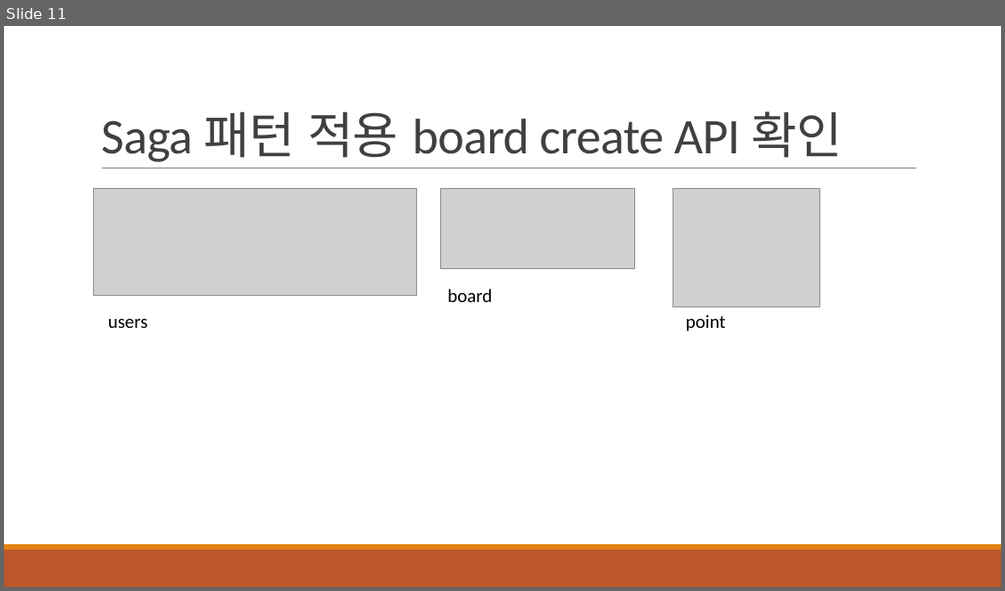
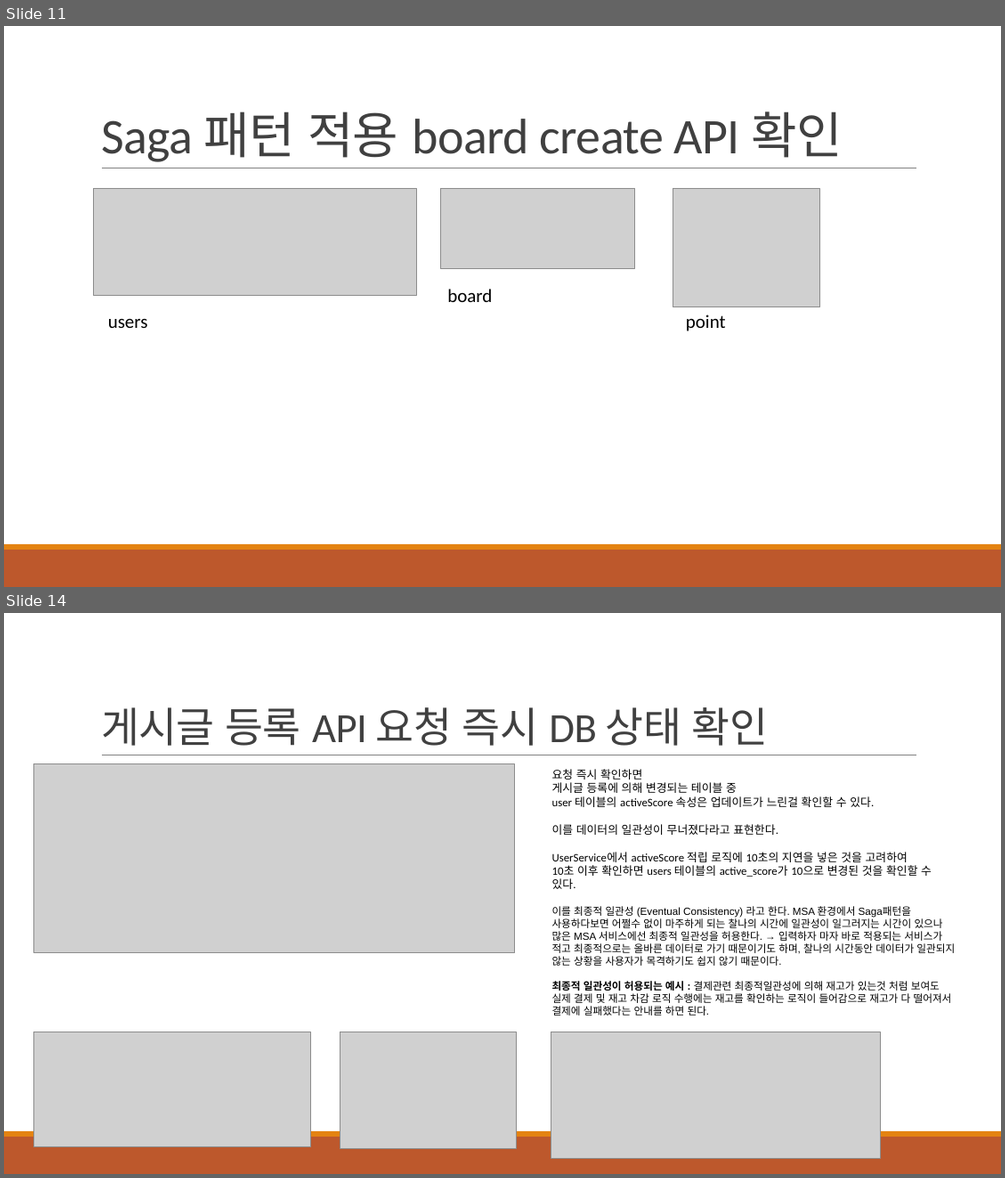
Before and after one commit to khb3025/study-msa, a slide deck: msa-ppt/5. MSA환경에서 트랜잭션 관리.pptx. Shown one above the other, each under a label of ours: slide 11 before the commit, slides 11 and 14 after it; the slides between them are not shown. The pictures are 1005x591 and 1005x1178 pixels, drawn with LibreOffice and Linux fonts; fonts in the diff are those of the drawing; grey boxes stand for pictures. Boxes give left, top, right and bottom in pixels: in the first picture for what was removed or moved away, otherwise in the second. Text is boxed around its words. In the diff, an @@ line names an element or a change of style, - is before the commit and + after.

Commit message:
feat : MSA Saga 패턴에 의한 최종적 일관성 확인

```diff
--- a/msa-ppt/5. MSA환경에서 트랜잭션 관리.pptx
+++ b/msa-ppt/5. MSA환경에서 트랜잭션 관리.pptx
@@ slide 14 added at <box>4,613,1001,1174</box>, background #FFFFFF; not listed: 3 template elements that a slide beside it also shows @@
@@ title added at <box>101,707,768,746</box>, 40 pt, text #404040 @@
+게시글 등록 API 요청 즉시 DB 상태 확인
@@ picture added at <box>34,764,515,952</box> @@
@@ text added at <box>552,769,955,1015</box>, 10 pt, text #000000 @@
+요청 즉시 확인하면
+게시글 등록에 의해 변경되는 테이블 중
+user 테이블의 activeScore 속성은 업데이트가 느린걸 확인할 수 있다.
+이를 데이터의 일관성이 무너졌다라고 표현한다.
+UserService에서 activeScore 적립 로직에 10초의 지연을 넣은 것을 고려하여
+10초 이후 확인하면 users 테이블의 active_score가 10으로 변경된 것을 확인할 수 있다.
+이를 최종적 일관성 (Eventual Consistency) 라고 한다. MSA 환경에서 Saga패턴을 사용하다보면 어쩔수 없이 마주하게 되는 찰나의 시간에 일관성이 일그러지는 시간이 있으나 많은 MSA 서비스에선 최종적 일관성을 허용한다. → 입력하자 마자 바로 적용되는 서비스가 적고 최종적으로는 올바른 데이터로 가기 때문이기도 하며, 찰나의 시간동안 데이터가 일관되지 않는 상황을 사용자가 목격하기도 쉽지 않기 때문이다.
+최종적 일관성이 허용되는 예시 : 결제관련 최종적일관성에 의해 재고가 있는것 처럼 보여도 실제 결제 및 재고 차감 로직 수행에는 재고를 확인하는 로직이 들어감으로 재고가 다 떨어져서 결제에 실패했다는 안내를 하면 된다.
@@ picture added at <box>34,1032,310,1147</box> @@
@@ picture added at <box>340,1032,517,1149</box> @@
@@ picture added at <box>551,1032,881,1159</box> @@
```
Also in this commit, not shown: 3 other slides added, 2 other files.
